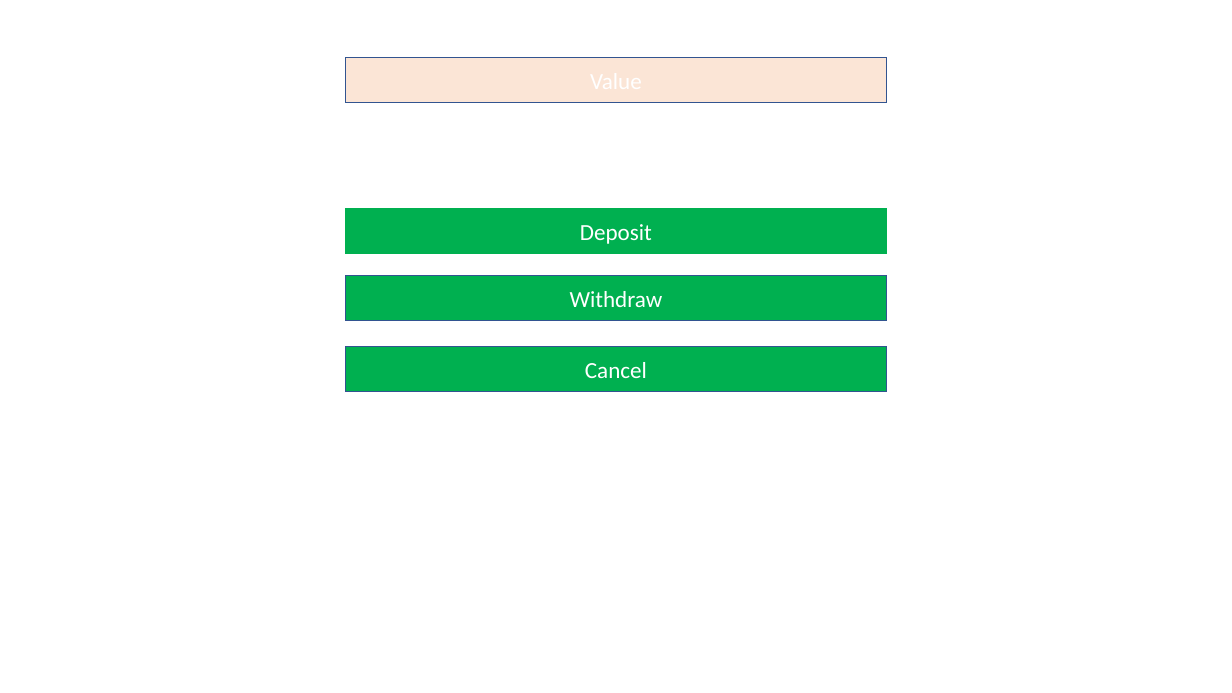
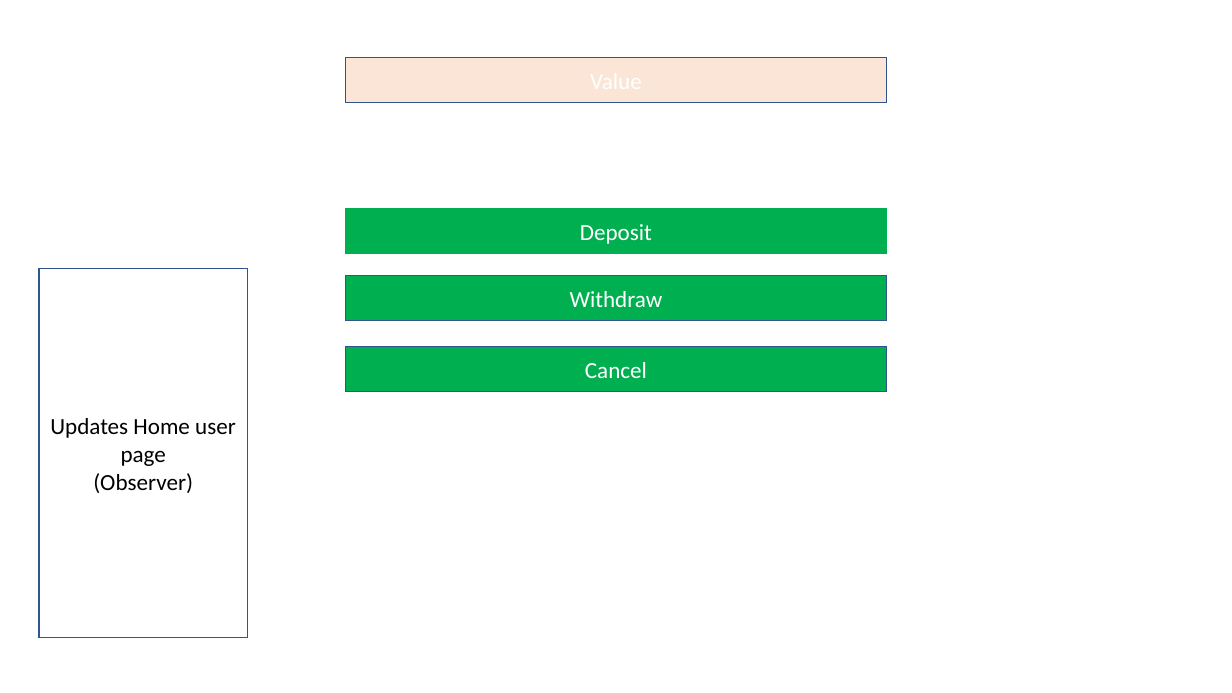
Before and after one commit to klin2391/611FinalProject, a slide deck: slide 8 of ProposedFlow.pptx. Drawn at 1232x693 pixels with LibreOffice and Linux fonts; fonts in the diff are those of the drawing. Boxes give left, top, right and bottom in pixels: in the first picture for what was removed or moved away, otherwise in the second. Text is boxed around its words. In the diff, an @@ line names an element or a change of style, - is before the commit and + after.

```diff
--- a/ProposedFlow.pptx
+++ b/ProposedFlow.pptx
@@ rectangle added at bbox=[39, 269, 247, 638], outline #325491 1 pt, 18 pt, text #000000 @@
+Updates Home user page
+(Observer)
```
Also in this commit, not shown: 8 other slides changed, 39 other files.
